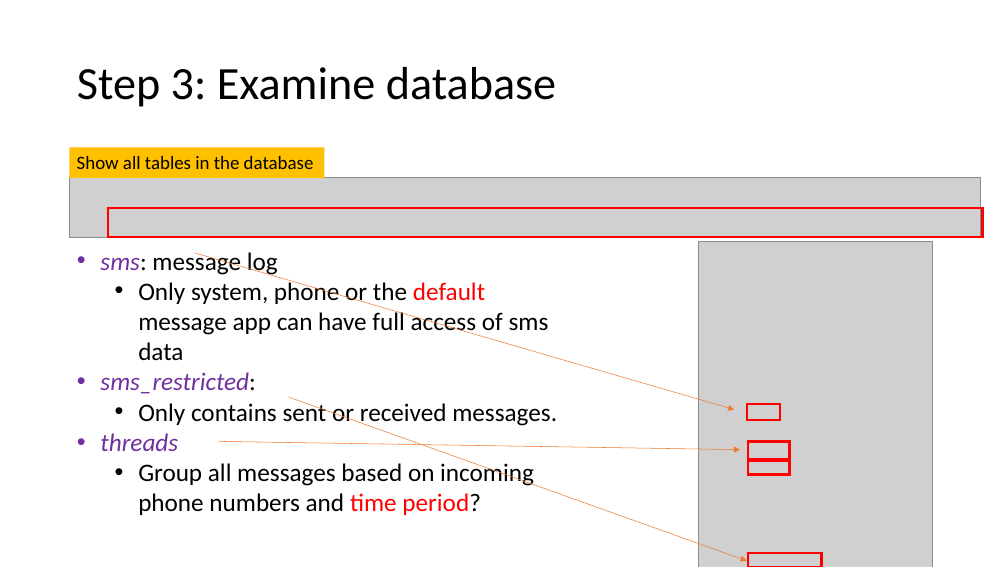
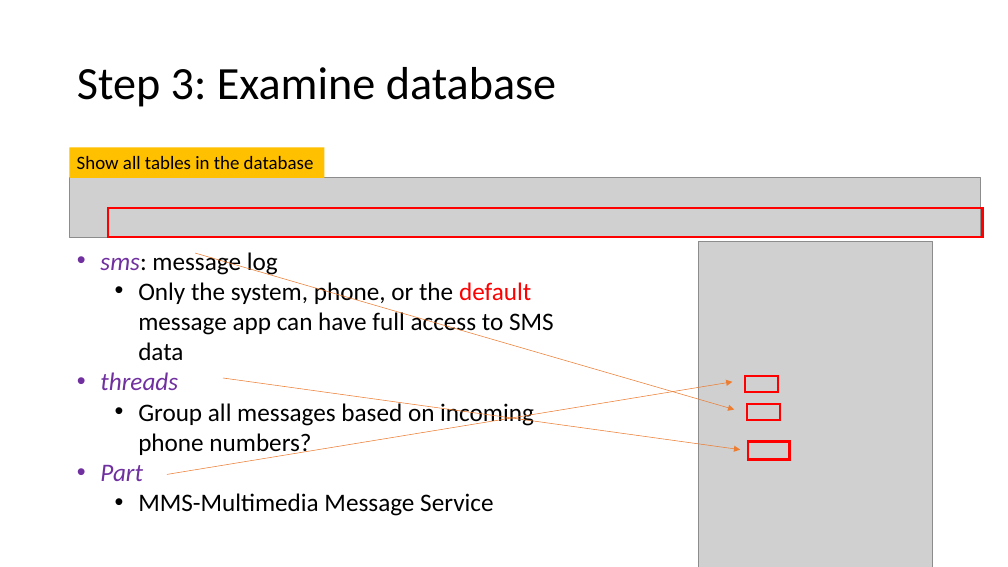
Before and after one commit to frankwxu/digital-forensics-lab, a slide deck: slide 17 of Andriod10/5_1_1_AOSP_App_Investigations_Messaging.pptx. Drawn at 1008x567 pixels with LibreOffice and Linux fonts; fonts in the diff are those of the drawing; grey boxes stand for pictures; background and template pictures are left out. Boxes give left, top, right and bottom in pixels: in the first picture for what was removed or moved away, otherwise in the second. Text is boxed around its words. In the diff, an @@ line names an element or a change of style, - is before the commit and + after.

```diff
--- a/Andriod10/5_1_1_AOSP_App_Investigations_Messaging.pptx
+++ b/Andriod10/5_1_1_AOSP_App_Investigations_Messaging.pptx
@@ text at bbox=[138, 279, 554, 360]: text changed @@
-  • Only system, phone or the default message app can have full access of sms data
-• sms_restricted:
-  • Only contains sent or received messages.
+  • Only the system, phone, or the default message app can have full access to SMS data
@@ arrow moved from (289, 397) - (747, 561) to (167, 475) - (733, 382) @@
@@ arrow moved from (219, 442) - (740, 450) to (223, 378) - (740, 450) @@
@@ rectangle: place and size @@
-rectangle at bbox=[748, 461, 789, 474]
+rectangle at bbox=[745, 376, 778, 392]
@@ text at bbox=[100, 400, 534, 516]: text changed @@
-  • Group all messages based on incoming phone numbers and time period?
+  • Group all messages based on incoming phone numbers?
+• Part
+  • MMS-Multimedia Message Service
@@ rectangle removed at bbox=[748, 554, 821, 567] @@
```
Also in this commit, not shown: 8 other slides changed, 2 slides removed, 3 other files.
